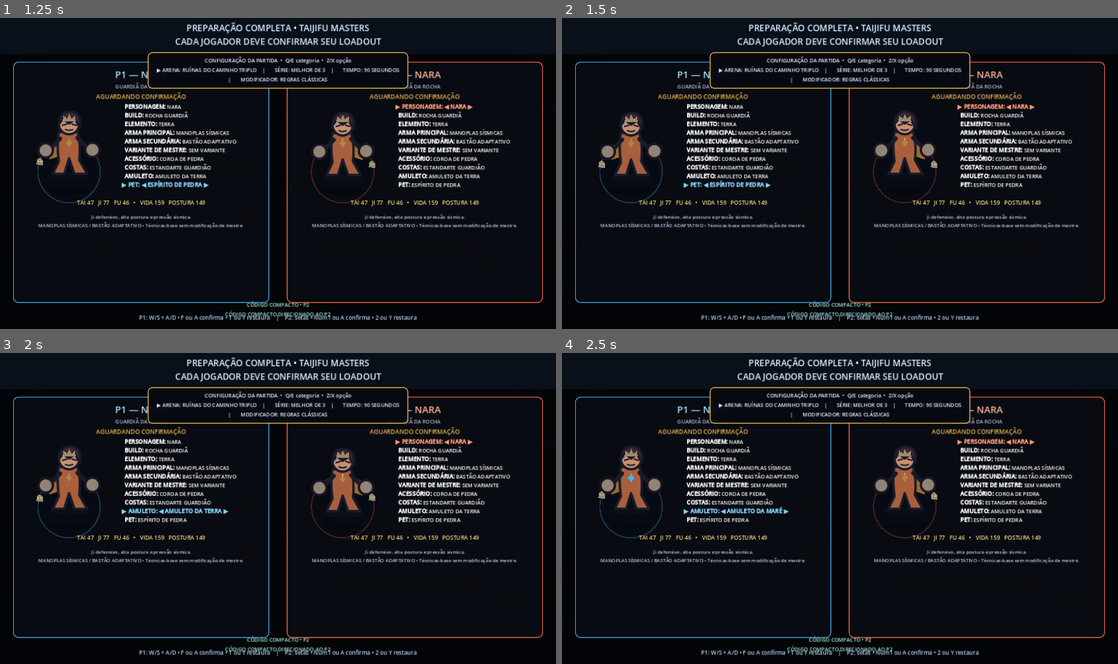
Above: before the commit, frames 1-4 (two rows, left to right).
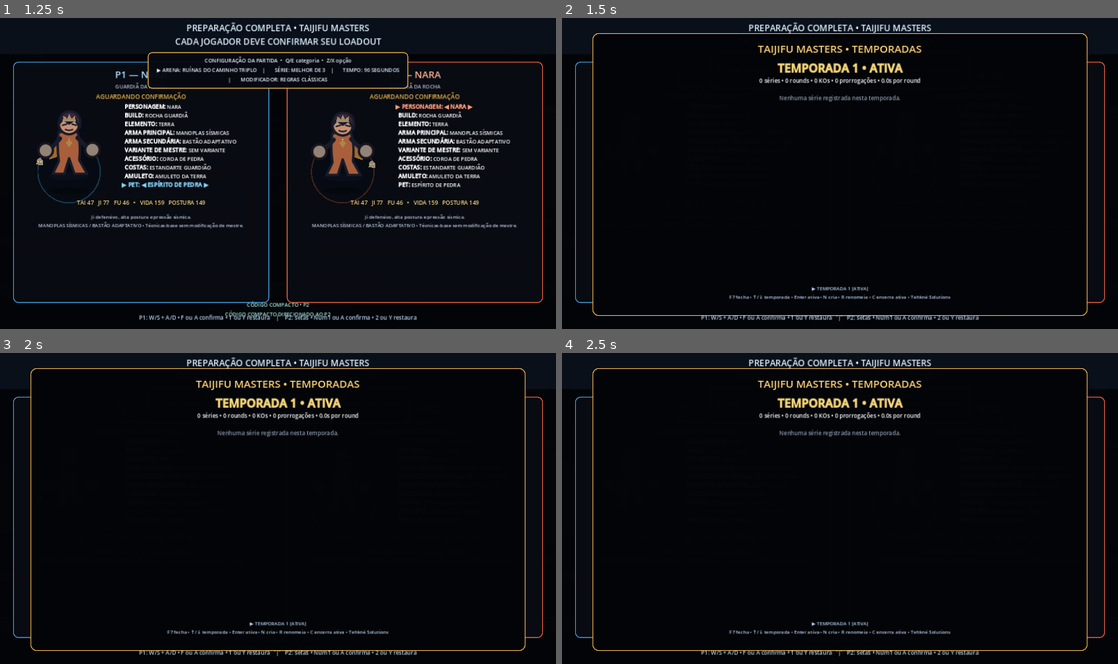
Above: after the commit, the same moments.

Repository: Tehkne-Solutions/taijifu-masters
Game: Godot game, scene res://scenes/main.tscn
The game is run twice, just before and just after one commit, with the same random seed, the same clock (stepped at 60 frames per second) and the same inputs.
Inputs (mouse positions are in pixels of both pictures, inside the frame that each line leads up to):
- Up to frame 1 (1.25 s): tap Enter (history_replay) at 0.5 s; move the mouse to (400, 157) at 0.52 s; hold D (p1_right) from 0.53 s (still down); tap K (clear_variant_comparison) at 0.6 s; click (400, 157) at 0.67 s; tap W (p1_jump) at 0.77 s
- Up to frame 2 (1.5 s): keep holding D (p1_right); move the mouse to (728, 189) at 1.27 s; tap F7 (cycle_bot_personality) at 1.35 s
- Up to frame 3 (2 s): keep holding D (p1_right); tap W (p1_jump) at 1.52 s
- Up to frame 4 (2.5 s): move the mouse to (895, 440) at 2.02 s; release D (p1_right) at 2.03 s; hold A (p1_left) from 2.03 s (still down); tap ] (dojo_next_slot) at 2.1 s

Frame 1 is identical in both runs. In frame 2, 14% of the frame differs, in the area x 5-95%, y 4-96%; in frame 3, 14%; in frame 4, 14%.

Commit message:
feat(scene): integrar temporadas, perfis e fase de grupos

Diff:
--- a/scenes/main.tscn
+++ b/scenes/main.tscn
@@ -37,6 +37,9 @@
 [ext_resource type="Script" path="res://scripts/runtime/local_ranking_runtime.gd" id="35_ranking"]
 [ext_resource type="Script" path="res://scripts/runtime/player_profile_runtime.gd" id="36_profiles"]
 [ext_resource type="Script" path="res://scripts/runtime/series_comparison_runtime.gd" id="37_series_compare"]
+[ext_resource type="Script" path="res://scripts/runtime/competitive_season_runtime.gd" id="38_seasons"]
+[ext_resource type="Script" path="res://scripts/runtime/profile_comparison_runtime.gd" id="39_profile_compare"]
+[ext_resource type="Script" path="res://scripts/runtime/group_stage_runtime.gd" id="40_group_stage"]
 
 [node name="Main" type="Node2D"]
 script = ExtResource("1_main")
@@ -86,6 +89,9 @@
 [node name="SeriesStatisticsRuntime" type="Node" parent="."]
 script = ExtResource("28_statistics")
 
+[node name="CompetitiveSeasonRuntime" type="Node" parent="."]
+script = ExtResource("38_seasons")
+
 [node name="LoadoutPresetRuntime" type="Node" parent="."]
 script = ExtResource("27_presets")
 
@@ -95,6 +101,9 @@
 [node name="TournamentRuntime" type="Node" parent="."]
 script = ExtResource("33_tournament")
 
+[node name="GroupStageRuntime" type="Node" parent="."]
+script = ExtResource("40_group_stage")
+
 [node name="SeriesReplayRuntime" type="Node" parent="."]
 script = ExtResource("34_replay")
 
@@ -106,6 +115,9 @@
 
 [node name="LocalRankingRuntime" type="Node" parent="."]
 script = ExtResource("35_ranking")
+
+[node name="ProfileComparisonRuntime" type="Node" parent="."]
+script = ExtResource("39_profile_compare")
 
 [node name="ArenaEntranceRuntime" type="Node" parent="."]
 script = ExtResource("22_entrance")
Not shown: 1 places in scenes/main.tscn that only renumber resources
